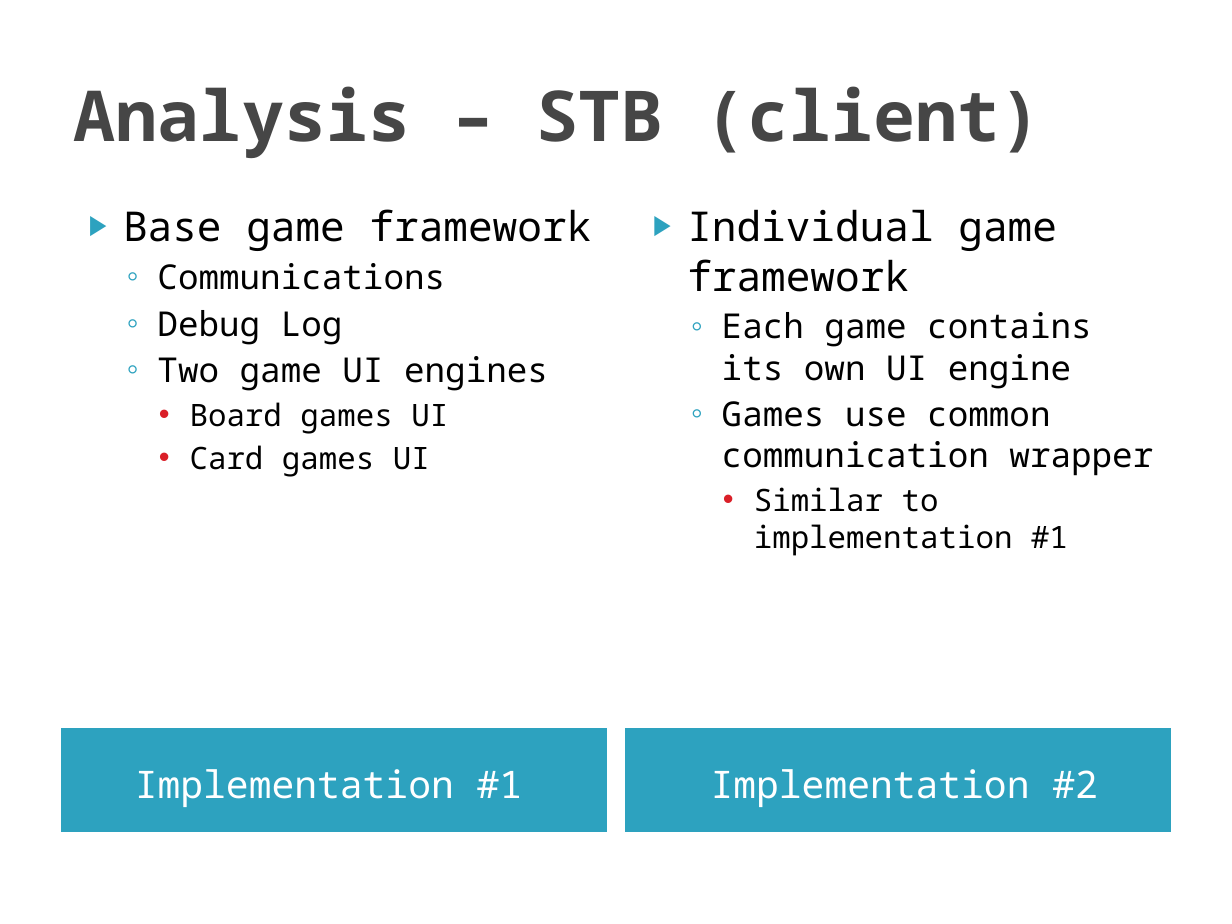
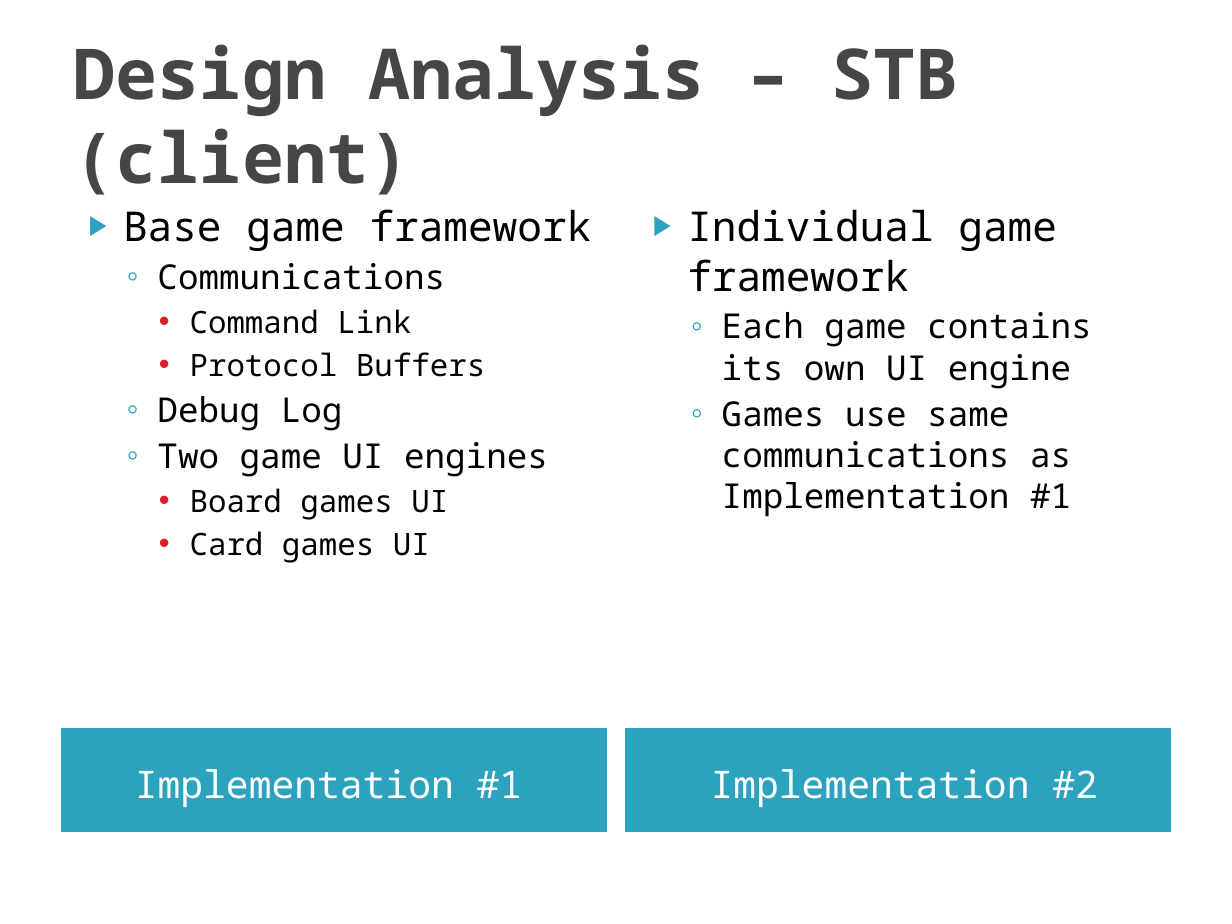
Before and after one commit to SDSMT-CSC/STBMF, a slide deck: slide 5 of Sprint1_Documents/Sprint 1 Review.pptx. Drawn at 1232x924 pixels with LibreOffice and Linux fonts; fonts in the diff are those of the drawing; background and template pictures are left out. Boxes give left, top, right and bottom in pixels: in the first picture for what was removed or moved away, otherwise in the second. Text is boxed around its words. In the diff, an @@ line names an element or a change of style, - is before the commit and + after.

```diff
--- a/Sprint1_Documents/Sprint 1 Review.pptx
+++ b/Sprint1_Documents/Sprint 1 Review.pptx
@@ title at box(74, 44, 957, 195): text changed @@
-Analysis – STB (client)
+Design Analysis – STB (client)
@@ text at box(190, 309, 485, 377): paragraphs added @@
+    • Command Link
+    • Protocol Buffers
@@ text at box(722, 401, 1071, 517): text changed @@
-  ◦ Games use common communication wrapper
-    • Similar to implementation #1
+  ◦ Games use same communications as Implementation #1
```
Also in this commit, not shown: 4 other slides changed, 2 slides added, 2 slides removed, 3 other files.
